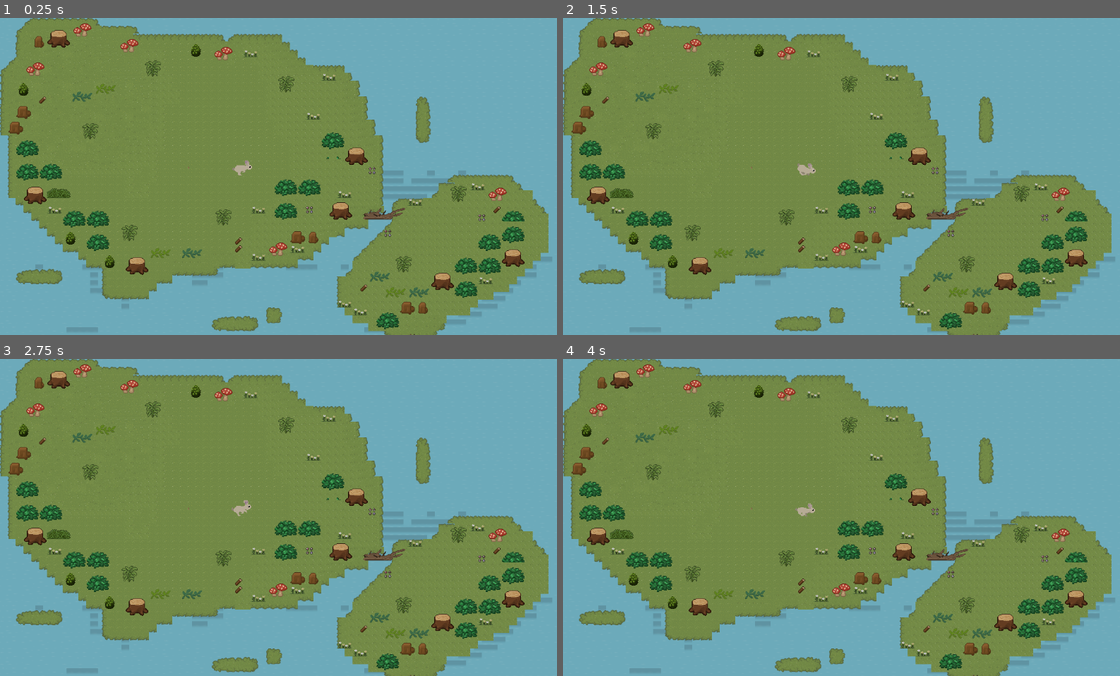
Above: before the commit, frames 1-4 (two rows, left to right).
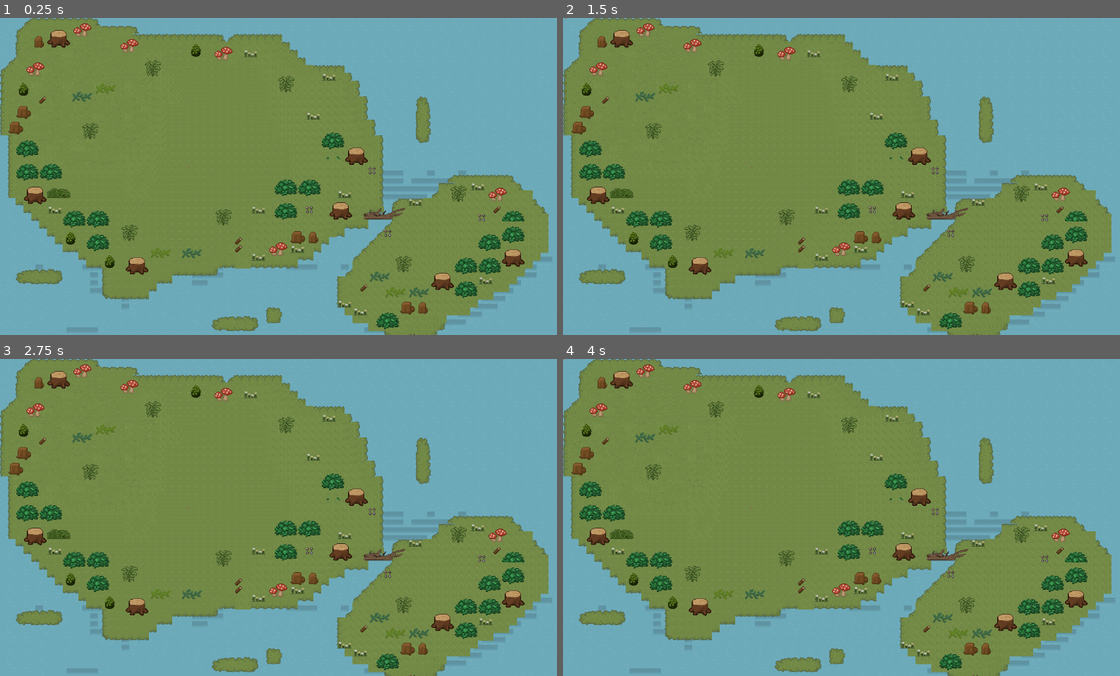
Above: after the commit, the same moments.

Repository: PariyaAkhavass/final_project_Godot
Game: Godot game, scene res://island.tscn
Same seed, same stepped clock (60 frames per second), same inputs: the game is played once before the commit and once after it.
Inputs:
- Up to frame 1 (0.25 s): no input
- Up to frame 2 (1.5 s): no input
- Up to frame 3 (2.75 s): no input
- Up to frame 4 (4 s): tap Enter at 2.75 s; tap Space at 3.5 s

The runs differ from the first frame. In frame 1, less than 0.1% of the frame differs, in the area x 41-46%, y 44-50%; in frame 2, less than 0.1%, in the area x 0-46%, y 0-50%; in frame 3, less than 0.1%; in frame 4, less than 0.1%.

Commit message:
some shit added

Diff:
--- a/d_4.gd
+++ b/d_4.gd
@@ -1,42 +1,47 @@
 #d_4 is the compass and level select
 extends Node2D
-@onready var animated_sprite : AnimatedSprite2D = $animated_sprite
+
+@onready var arrow: AnimatedSprite2D = $compass/arrow
 @export var level_names : Array[PackedScene]
+@onready var food_gathered: Label = $food_gathered
 
+#list of levels
 var levels := ["forest", "tundra", "desert", "sea"]
-@onready var scene_forest = preload("res://forest.tscn")
-#@onready var scene_tundra = preload("res://tundra.tscn")
-#@onready var scene_tundra = preload("res://third.tscn")
-#@onready var scene_tundra = preload("res://fourth.tscn")
+@onready var scene_forest = load("res://scenes/forest.tscn")
+@onready var scene_tundra = load("res://scenes/tundra.tscn")
+@onready var scene_desert = load("res://scenes/desert.tscn")
+@onready var scene_island = load("res://scenes/island.tscn")
+
+
 
 var current_roll : int
 
 #i pressa da button, i getta da animation
 func _on_compass_pressed():
-	play_animation()
-	roll_dice()
+ play_animation()
+ roll_dice()
+ wait_and_change_scene()
 
 #when animation done
-func animation_finished() -> void:
-	wait_and_change_scene()
-
-
+func _on_arrow_animation_finished() -> void:
+ wait_and_change_scene()
 
 
 #choose a random number between 1 and 4
-func roll_dice() -> void:
-	return randi_range(1, 4)
+func roll_dice() -> int:
+ return randi_range(1, 4)
 
 
 #compass animation
 func play_animation() -> void:
-	animated_sprite.play("Rolling")
+ arrow.play("Rolling")
 
 
 #wait before chaning the scene
 func wait_and_change_scene():
-	await get_tree().create_timer(1).timeout
-	if current_roll <2:
-		get_tree().change_scene_to_packed(scene_forest)
-	#else:
-		#get_tree().change_scene_to_packed(scene_tundra)
+ await get_tree().create_timer(1).timeout
+ match roll_dice():
+  1: get_tree().change_scene_to_packed(scene_forest)
+  2: get_tree().change_scene_to_packed(scene_tundra)
+  3: get_tree().change_scene_to_packed(scene_island)
+  4: get_tree().change_scene_to_packed(scene_desert)
--- a/enemy.gd
+++ b/enemy.gd
@@ -1,4 +1,4 @@
-extends CharacterBody2D
+extends Node2D
 
 @export var speed := 120
 @export var player_path : NodePath
@@ -13,10 +13,6 @@
 		return
 
 	# Calculate direction toward the player
-	var direction = (player.global_position - global_position).normalized()
-	velocity = direction * speed
-	move_and_slide()
-
 	# Check if player is caught
 	if global_position.distance_to(player.global_position) < 20:
 		player_caught()
--- a/player.gd
+++ b/player.gd
@@ -1,37 +1,31 @@
 extends CharacterBody2D
 
-@onready var animated_sprite: AnimatedSprite2D = $AnimatedSprite2D
+@onready var animated_sprite : AnimatedSprite2D = $AnimatedSprite2D
 @export var speed := 300.0
 
-func _physics_process(_delta: float) -> void:
-	# Get input vector
-	var direction = Vector2.ZERO
-	if Input.is_action_pressed("move_left"):
-		direction.x -= 1
-	if Input.is_action_pressed("move_right"):
-		direction.x += 1
-	if Input.is_action_pressed("move_up"):
-		direction.y -= 1
-	if Input.is_action_pressed("move_down"):
-		direction.y += 1
+var external_velocity := Vector2.ZERO  # movement from UI buttons
 
-	# Normalize diagonal movement
+
+func _physics_process(delta: float) -> void:
+	# Keyboard movement
+	var direction := Input.get_vector("move_left", "move_right", "move_up", "move_down")
+
+	# If keyboard is used → override button movement
 	if direction != Vector2.ZERO:
-		direction = direction.normalized()
 		velocity = direction * speed
 	else:
-		velocity = Vector2.ZERO
+		velocity = external_velocity
 
 	move_and_slide()
 
-	# Flip sprite horizontally
-	if direction.x > 0:
+	# Flip sprite
+	if velocity.x > 0:
 		animated_sprite.flip_h = false
-	elif direction.x < 0:
+	elif velocity.x < 0:
 		animated_sprite.flip_h = true
 
-	# Play animations
-	if direction == Vector2.ZERO:
-		$AnimatedSprite2D.play("idle")
+	# Animations
+	if velocity == Vector2.ZERO:
+		animated_sprite.play("idle")
 	else:
 		animated_sprite.play("run")
--- a/player.tscn
+++ b/player.tscn
@@ -71,7 +71,7 @@
 
 [sub_resource type="PhysicsMaterial" id="PhysicsMaterial_4flbx"]
 
-[node name="player" type="CharacterBody2D"]
+[node name="player" type="Node"]
 script = ExtResource("1_onrkg")
 
 [node name="AnimatedSprite2D" type="AnimatedSprite2D" parent="."]
--- a/tundra.tscn
+++ b/tundra.tscn
@@ -1,19 +1,8 @@
-[gd_scene load_steps=21 format=4 uid="uid://cyj2uuyy0x7f6"]
-
-[ext_resource type="Script" uid="uid://c8jgy7324gtgu" path="res://tundra.gd" id="1_i8owh"]
-[ext_resource type="AudioStream" uid="uid://c1wj1yov31lbg" path="res://OST/tundra_ost.mp3" id="2_ix0g5"]
-[ext_resource type="Texture2D" uid="uid://c5r86wi3tavyd" path="res://EnvironmentPack/EnvironmentPack/FruitsVegetables/tundra_tiles.png" id="3_6187v"]
-[ext_resource type="Script" uid="uid://dp7av3gun3tla" path="res://floor.gd" id="3_ik7ka"]
-[ext_resource type="Texture2D" uid="uid://1qm8klewhk5s" path="res://EnvironmentPack/EnvironmentPack/Trees/PineTrees4Seasons.png" id="5_maup7"]
-[ext_resource type="Texture2D" uid="uid://qeke2uqjrjga" path="res://EnvironmentPack/EnvironmentPack/Trees/TundraTrees.png" id="6_v2q70"]
-[ext_resource type="Texture2D" uid="uid://c5dhjd26ahgsi" path="res://EnvironmentPack/EnvironmentPack/Rocks/IceRocks/IceRocksAll.png" id="7_gflug"]
-[ext_resource type="Texture2D" uid="uid://foilu28aqf5c" path="res://EnvironmentPack/EnvironmentPack/Decorations/Flowers.png" id="8_8r88d"]
+[gd_scene load_steps=11 format=4 uid="uid://cyj2uuyy0x7f6"]
+
 [ext_resource type="PackedScene" uid="uid://sk6dptjyjlhb" path="res://player.tscn" id="8_v2q70"]
-[ext_resource type="Texture2D" uid="uid://dp1mpvpewcuvx" path="res://EnvironmentPack/EnvironmentPack/Decorations/Woods.png" id="9_e3vjm"]
-[ext_resource type="Texture2D" uid="uid://b6crrbq6w61xn" path="res://EnvironmentPack/EnvironmentPack/FruitsVegetables/potato.png" id="9_gflug"]
 
 [sub_resource type="TileSetAtlasSource" id="TileSetAtlasSource_agfg6"]
-texture = ExtResource("3_6187v")
 0:0/0 = 0
 0:0/0/physics_layer_0/polygon_0/points = PackedVector2Array(-8, -8, 8, -8, 8, 0.5395756, -8, 0.71943474)
 1:0/0 = 0
@@ -162,7 +151,6 @@
 sources/0 = SubResource("TileSetAtlasSource_agfg6")
 
 [sub_resource type="TileSetAtlasSource" id="TileSetAtlasSource_8r88d"]
-texture = ExtResource("5_maup7")
 28:0/0 = 0
 59:0/0 = 0
 60:0/0 = 0
@@ -1143,7 +1131,6 @@
 62:39/0/physics_layer_0/polygon_0/points = PackedVector2Array(-8, -8, 8, -8, 8, 8, -8, 8)
 
 [sub_resource type="TileSetAtlasSource" id="TileSetAtlasSource_e3vjm"]
-texture = ExtResource("6_v2q70")
 3:1/0 = 0
 3:1/0/physics_layer_0/polygon_0/points = PackedVector2Array(-8, -8, 8, -8, 8, 8, -8, 8)
 4:1/0 = 0
@@ -1266,7 +1253,6 @@
 11:15/0/physics_layer_0/polygon_0/points = PackedVector2Array(-8, -8, 8, -8, 8, 8, -8, 8)
 
 [sub_resource type="TileSetAtlasSource" id="TileSetAtlasSource_uaniu"]
-texture = ExtResource("7_gflug")
 1:1/0 = 0
 1:1/0/physics_layer_0/polygon_0/points = PackedVector2Array(-8, -8, 8, -8, 8, 8, -8, 8)
 2:1/0 = 0
@@ -1668,7 +1654,6 @@
 22:15/0 = 0
 
 [sub_resource type="TileSetAtlasSource" id="TileSetAtlasSource_4n26t"]
-texture = ExtResource("8_8r88d")
 0:0/0 = 0
 1:0/0 = 0
 2:0/0 = 0
@@ -1687,7 +1672,6 @@
 3:3/0 = 0
 
 [sub_resource type="TileSetAtlasSource" id="TileSetAtlasSource_o74d8"]
-texture = ExtResource("9_e3vjm")
 0:0/0 = 0
 0:0/0/physics_layer_0/polygon_0/points = PackedVector2Array(-8, -8, 8, -8, 8, 8, -8, 8)
 1:0/0 = 0
@@ -1736,10 +1720,8 @@
 [sub_resource type="CircleShape2D" id="CircleShape2D_8r88d"]
 
 [node name="Tundra" type="Node2D"]
-script = ExtResource("1_i8owh")
 
 [node name="tundra_theme" type="AudioStreamPlayer2D" parent="."]
-stream = ExtResource("2_ix0g5")
 
 [node name="floor" type="TileMapLayer" parent="."]
 y_sort_enabled = true
@@ -1747,7 +1729,6 @@
 position = Vector2(29, -1)
 tile_map_data = PackedByteArray("AAAEAAcAAAACAAYAAAADAAcAAAACAAYAAAACAAgAAAACAAYAAAABAAgAAAABAAYAAAAAAAgAAAADAAYAAAAAAA …(147360 unchanged characters)…
 tile_set = SubResource("TileSet_ik7ka")
-script = ExtResource("3_ik7ka")
 
 [node name="details" type="TileMapLayer" parent="."]
 tile_map_data = PackedByteArray("AAALAPT/AQAKAAIAAAALAPX/AQAKAAMAAAALAPb/AQAKAAQAAAALAPf/AQAKAAUAAAAMAPP/AQALAAEAAAAMAP …(24448 unchanged characters)…
@@ -1755,6 +1736,7 @@
 
 [node name="player" parent="." instance=ExtResource("8_v2q70")]
 position = Vector2(304, 93)
+level_names = null
 
 [node name="Camera2D" type="Camera2D" parent="player"]
 
@@ -1762,7 +1744,6 @@
 position = Vector2(-3, 943)
 
 [node name="Sprite2D" type="Sprite2D" parent="potato"]
-texture = ExtResource("9_gflug")
 
 [node name="CollisionShape2D" type="CollisionShape2D" parent="potato"]
 shape = SubResource("CircleShape2D_8r88d")
--- a/wolf.tscn
+++ b/wolf.tscn
@@ -1,6 +1,10 @@
-[gd_scene load_steps=12 format=3 uid="uid://dbqylwb3ynxcf"]
+[gd_scene load_steps=13 format=3 uid="uid://dbqylwb3ynxcf"]
 
+[ext_resource type="Script" uid="uid://dd70rb4vsjnak" path="res://enemy.gd" id="1_6trwa"]
 [ext_resource type="Texture2D" uid="uid://df4e6ptkq44u1" path="res://Enemy/WolfSprites.png" id="1_fv4gx"]
+
+[sub_resource type="CircleShape2D" id="CircleShape2D_31tei"]
+radius = 6.3999996
 
 [sub_resource type="AtlasTexture" id="AtlasTexture_6trwa"]
 atlas = ExtResource("1_fv4gx")
@@ -66,17 +70,18 @@
 "speed": 5.0
 }]
 
-[sub_resource type="CircleShape2D" id="CircleShape2D_31tei"]
-radius = 6.3999996
+[node name="Area2D" type="Area2D"]
+script = ExtResource("1_6trwa")
 
-[node name="wolf" type="CharacterBody2D"]
+[node name="CollisionShape2D" type="CollisionShape2D" parent="."]
+position = Vector2(0, 23.999996)
+scale = Vector2(2.4999998, 2.4999998)
+shape = SubResource("CircleShape2D_31tei")
 
-[node name="AnimatedSprite2D" type="AnimatedSprite2D" parent="."]
-scale = Vector2(2.5, 2.5)
+[node name="AnimatedSprite2D" type="AnimatedSprite2D" parent="CollisionShape2D"]
+position = Vector2(0, -9.599999)
+scale = Vector2(1.0000001, 1.0000001)
 sprite_frames = SubResource("SpriteFrames_jvsp5")
 autoplay = "default"
 
-[node name="CollisionShape2D" type="CollisionShape2D" parent="."]
-position = Vector2(0, 23.999998)
-scale = Vector2(2.5, 2.5)
-shape = SubResource("CircleShape2D_31tei")
+[connection signal="body_entered" from="." to="." method="_on_body_entered"]
Not shown, added: floor.gd.uid
